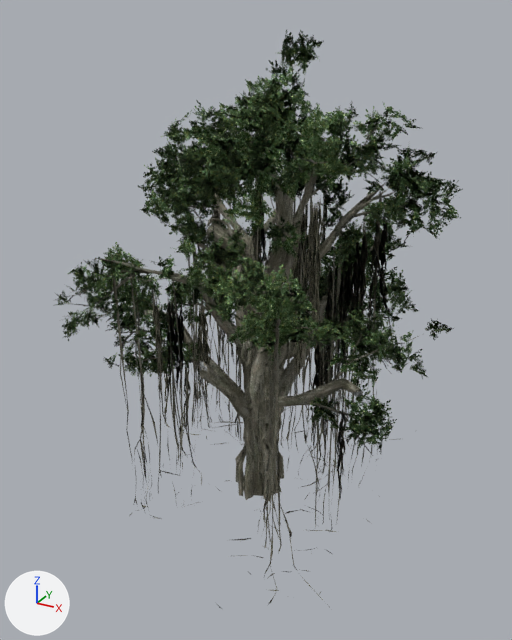
What one commit did to the glTF model assets/models/mid/cay-da.glb.
Before and after are seen from a camera (50 mm lens) standing at (0.697, -1.247, 1.034) and looking at (0.023, -0.021, 0.421). Lighting does not change. The marker at lower left points along +X, +Y and +Z. The picture after the commit comes second. Where no turn or scale is listed for an object, it has been applied to the vertices. Vertices at exactly the same position are counted once.

Names of what the first picture shows: 'ChineseBanyan_Med_BanyanTreeBark_0', 'ChineseBanyan_Med_BanyanTreeLeaves_1_0', 'ChineseBanyan_Med_BanyanTreeLeaves_2_0', 'ChineseBanyan_Med_Branches_03_0', 'ChineseBanyan_Med_Vines_01_0' and 2 more.
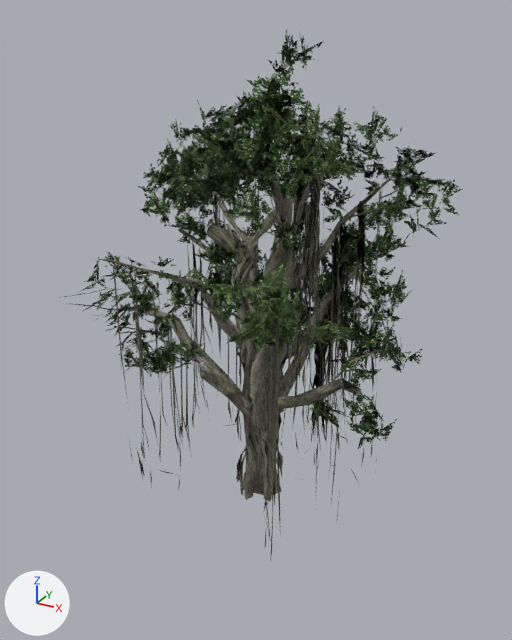
Where the newer file only moved an object's origin or applied its transform, the numbers keep the older frame.

What differs and where, as boxes (x1, y1, x2, y2) in the pictures (512 x 640 px; the box of a moved part takes in the faces that stretch with it):
'ChineseBanyan_Med_BanyanTreeLeaves_2_0', reshaped (7% narrower)
    before: (54, 30, 462, 430)
    after: (82, 30, 462, 428)
'ChineseBanyan_Med_BanyanTreeBark_0', reshaped (16% narrower, 21% shorter)
    before: (69, 62, 444, 610)
    after: (99, 128, 415, 562)
'ChineseBanyan_Med_BanyanTreeLeaves_1_0', reshaped
    before: (66, 60, 461, 454)
    after: (84, 60, 459, 449)
'ChineseBanyan_Med_Vines_01_0', reshaped
    before: (153, 176, 390, 499)
    after: (213, 170, 367, 442)
part 1 of me_chinesebanyan_med_banyantreebark_0, deleted
    before: (69, 119, 444, 610)
part 2 of me_chinesebanyan_med_banyantreebark_0, cut back
    before: (76, 62, 418, 604)
    after: (137, 151, 415, 562)
part 3 of me_chinesebanyan_med_banyantreebark_0, surface changed
    before: (171, 198, 347, 483)
    after: (121, 173, 358, 504)
part 4 of me_chinesebanyan_med_banyantreeleaves_1_0, deleted
    before: (66, 109, 461, 454)
part 5 of me_chinesebanyan_med_banyantreeleaves_1_0, cut back
    before: (97, 60, 454, 446)
    after: (118, 130, 393, 347)
part 6 of me_chinesebanyan_med_banyantreeleaves_1_0, surface changed
    before: (179, 124, 441, 332)
    after: (119, 133, 441, 345)
part 7 of me_chinesebanyan_med_banyantreeleaves_2_0, deleted
    before: (54, 39, 459, 379)
part 8 of me_chinesebanyan_med_banyantreeleaves_2_0, cut back
    before: (96, 30, 435, 430)
    after: (126, 105, 429, 353)
part 9 of me_chinesebanyan_med_vines_01_0, deleted
    before: (153, 176, 390, 499)
part 10 of me_chinesebanyan_med_vines_01_0, moved or reshaped
    before: (295, 195, 368, 429)
    after: (304, 170, 367, 377)
part 11 of me_chinesebanyan_med_vines_01_0, added
    after: (295, 182, 308, 259)
part 12 of me_chinesebanyan_med_vines_01_0, surface changed
    before: (331, 264, 338, 318)
    after: (330, 237, 338, 311)

The change, as a list of edits to the scene's bpy script:
```text
Change me_chinesebanyan_med_banyantreebark_0:
    remove me_chinesebanyan_med_banyantreebark_0.from_pydata(...)  # 5004 vertices, 7458 faces; spans x -0.402..0.402, y -0.42..0.42, z -0.471..0.471
    add me_chinesebanyan_med_banyantreebark_0.from_pydata(...)  # 2040 vertices, 2670 faces; spans x -0.314..0.352, y -0.377..0.39, z -0.471..0.402
    me_chinesebanyan_med_banyantreebark_0 part 1: 169 loose pieces with 800 vertices, spanning x -0.402..0.402, y -0.414..0.379, z -0.471..0.403, are deleted
    me_chinesebanyan_med_banyantreebark_0 part 2: 9 vertices moved from x -0.233..0.063, y -0.061..0.302, z -0.469..0.138 to x -0.233..0.067, y -0.06..0.32, z -0.469..0.138; 2320 vertices removed from x -0.373..0.389, y -0.42..0.42, z -0.471..0.471; 156 vertices added at x -0.189..0.269, y -0.326..0.34, z -0.471..0.303
    me_chinesebanyan_med_banyantreebark_0 part 3: 98 kept faces spanning x -0.252..0.258, y -0.291..0.32, z -0.471..0.289 get new texture (UV) coordinates
Change me_chinesebanyan_med_banyantreeleaves_1_0:
    remove me_chinesebanyan_med_banyantreeleaves_1_0.from_pydata(...)  # 3003 vertices, 1623 faces; spans x -0.419..0.419, y -0.407..0.407, z -0.356..0.356
    add me_chinesebanyan_med_banyantreeleaves_1_0.from_pydata(...)  # 1456 vertices, 676 faces; spans x -0.378..0.394, y -0.407..0.407, z -0.355..0.356
    me_chinesebanyan_med_banyantreeleaves_1_0 part 4: 58 loose pieces with 323 vertices, spanning x -0.419..0.419, y -0.316..0.4, z -0.333..0.3, are deleted
    me_chinesebanyan_med_banyantreeleaves_1_0 part 5: 11 vertices moved from x -0.283..0.347, y -0.356..0.233, z -0.237..0.255 to x -0.272..0.349, y -0.359..0.27, z -0.242..0.228; 1247 vertices removed from x -0.379..0.395, y -0.401..0.407, z -0.356..0.342; 23 vertices added at x -0.378..0.266, y -0.194..0.34, z -0.228..0.246
    me_chinesebanyan_med_banyantreeleaves_1_0 part 6: 12 kept faces spanning x -0.315..0.367, y -0.359..0.272, z -0.26..0.237 get new texture (UV) coordinates
Change me_chinesebanyan_med_banyantreeleaves_2_0:
    remove me_chinesebanyan_med_banyantreeleaves_2_0.from_pydata(...)  # 2471 vertices, 1289 faces; spans x -0.439..0.439, y -0.425..0.425, z -0.373..0.373
    add me_chinesebanyan_med_banyantreeleaves_2_0.from_pydata(...)  # 1397 vertices, 537 faces; spans x -0.402..0.419, y -0.403..0.416, z -0.367..0.373
    me_chinesebanyan_med_banyantreeleaves_2_0 part 7: 176 loose pieces with 608 vertices, spanning x -0.439..0.439, y -0.425..0.425, z -0.373..0.354, are deleted
    me_chinesebanyan_med_banyantreeleaves_2_0 part 8: 2 vertices moved from x 0.089..0.125, y -0.289..0.222, z -0.123..0.263 to x 0.089..0.137, y -0.289..0.192, z -0.129..0.263; 481 vertices removed from x -0.375..0.352, y -0.38..0.404, z -0.365..0.372; 15 vertices added at x -0.328..0.35, y -0.296..0.378, z -0.211..0.27
Change me_chinesebanyan_med_vines_01_0:
    remove me_chinesebanyan_med_vines_01_0.from_pydata(...)  # 552 vertices, 268 faces; spans x -0.257..0.257, y -0.244..0.244, z -0.392..0.392
    add me_chinesebanyan_med_vines_01_0.from_pydata(...)  # 136 vertices, 70 faces; spans x -0.238..0.197, y -0.166..0.238, z -0.392..0.355
    me_chinesebanyan_med_vines_01_0 part 9: 104 loose pieces with 401 vertices, spanning x -0.257..0.257, y -0.244..0.244, z -0.365..0.392, are deleted
    me_chinesebanyan_med_vines_01_0 part 10: 1 vertex moved from x 0.146, y -0.004, z 0.016 to x 0.138, y -0.039, z 0.201; 42 vertices removed from x -0.051..0.202, y -0.168..0.169, z -0.347..0.332; 23 vertices added at x 0.106..0.187, y -0.146..0.084, z 0.005..0.355
    me_chinesebanyan_med_vines_01_0 part 11: 4 vertices added at x -0.023..-0.008, y 0.159..0.193, z 0.239..0.252
    me_chinesebanyan_med_vines_01_0 part 12: 1 kept faces spanning x 0.137..0.15, y -0.039..-0.018, z -0.001..0.201 get new texture (UV) coordinates
```
